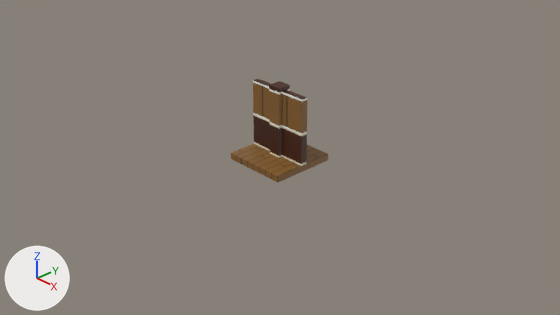
A saved change to the Blender file Art/Models/tiles.blend.
Camera for both pictures: the file's camera 'Camera'. Arrows for +X, +Y and +Z are at lower left; the lights stay in place.
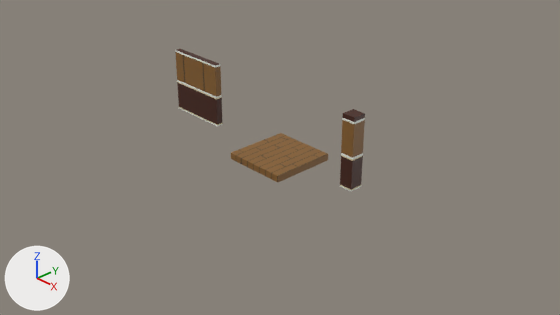
Commit message: Spread out the tiles in blender a bit for clarity

Pixel boxes (x1, y1, x2, y2) of what changed, in the pictures (560 x 315 px):
```json
{"object": "Cube.001", "change": "moved", "before": [253, 79, 307, 166], "after": [175, 49, 223, 126]}
{"object": "Cube.002", "change": "moved", "before": [269, 81, 290, 158], "after": [340, 109, 365, 192]}
```

Edits to the scene script, one JSON object a line:
```json
{"op": "set", "path": "ob_cube_001.location", "old": "(0.0, 0.0, 0.0)", "new": "(-1.852, 0.0, 0.0)"}
{"op": "set", "path": "ob_cube_002.location", "old": "(0.0, 0.0, 0.0)", "new": "(1.38, 0.0, 0.0)"}
```
